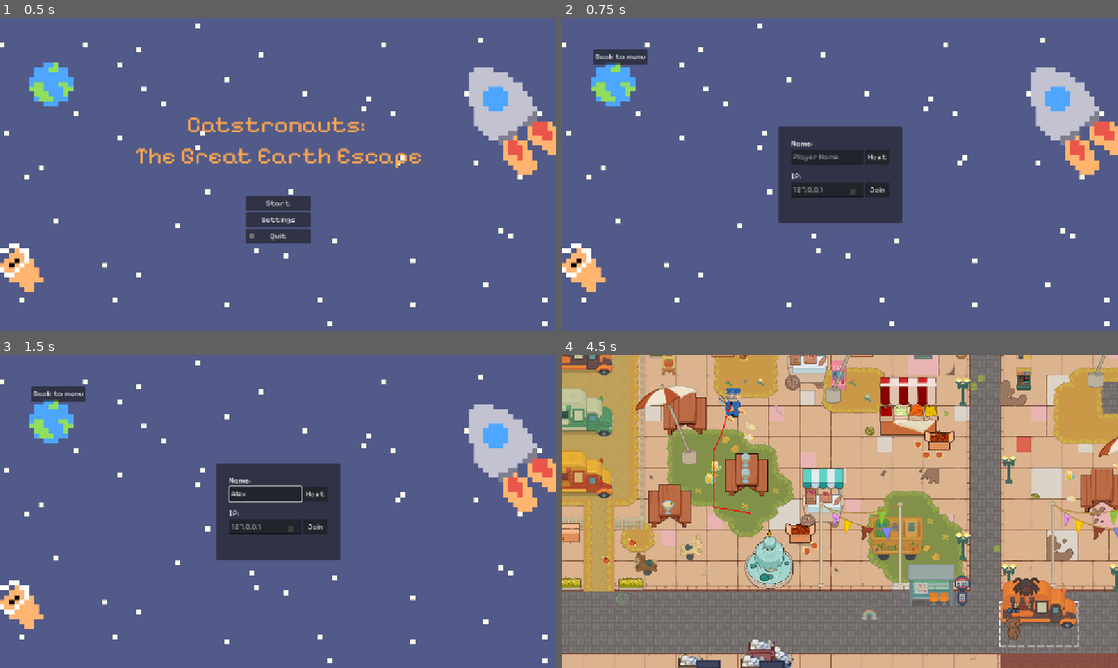
Above: before the commit, frames 1-4 (two rows, left to right).
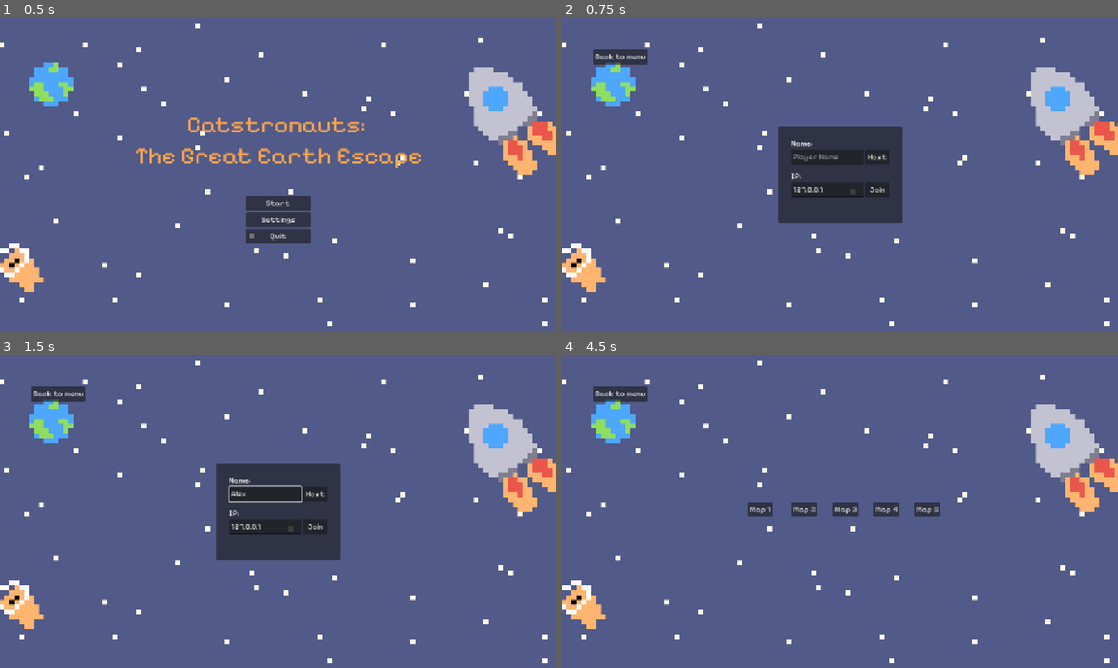
Above: after the commit, the same moments.

Repository: Lambozhuang/project-cats
Game: Godot game, scene res://ui/lobby.tscn
Same seed, same stepped clock (60 frames per second), same inputs: the game is played once before the commit and once after it.
Inputs (mouse positions are in pixels of both pictures, inside the frame that each line leads up to):
- Up to frame 1 (0.5 s): no input
- Up to frame 2 (0.75 s): click "Start" at 0.5 s
- Up to frame 3 (1.5 s): click (266, 492) at 1.27 s; type "Alex" at 1.35 s
- Up to frame 4 (4.5 s): click "Host" at 2 s; click "START!" at 2.75 s; click "Select" at 3.5 s; click "Ready!" at 4.25 s

Frame 1 is identical in both runs. In frame 2, less than 0.1% of the frame differs, in the area x 41-47%, y 54-56%; in frame 3, less than 0.1%; in frame 4, 100%, in the area x 0-100%, y 0-100%.

Commit message:
add basic menu logic

Diff:
--- a/game_state.gd
+++ b/game_state.gd
@@ -22,10 +22,29 @@
 ]
 
 var player_cat = null
+# Keep track of which player choose which cat
+var player_cats := {}
+
+func get_player_cat_list() -> Array:
+	return player_cats.values()
 
 # Names for remote players in id:name format.
 var players := {}
-var players_ready: Array[int] = []
+
+func get_player_list() -> Array:
+	return players.values()
+
+# id: true/false
+var players_ready := {}
+
+func all_players_ready() -> bool:
+	# Check if all players are ready.
+	if not players_ready[1]:
+		return false
+	for p_id: int in players:
+		if not players_ready[p_id]:
+			return false
+	return true
 
 # Signals to let lobby GUI know what's going on.
 signal player_list_changed()
@@ -37,6 +56,7 @@
 # Callback from SceneTree.
 func _player_connected(id: int) -> void:
 	# Registration of a client beings here, tell the connected player that we are here.
+	print("Player connected with ID: ", id)
 	register_player.rpc_id(id, player_name)
 
 
@@ -74,13 +94,18 @@
 # Lobby management functions.
 @rpc("any_peer")
 func register_player(new_player_name: String) -> void:
+	print("Registering player: ", new_player_name)
 	var id := multiplayer.get_remote_sender_id()
 	players[id] = new_player_name
+	players_ready[id] = false
 	player_list_changed.emit()
 
 
 func unregister_player(id: int) -> void:
 	players.erase(id)
+	players_ready.erase(id)
+	if player_cats.has(id):
+		player_cats.erase(id)
 	player_list_changed.emit()
 
 
@@ -100,6 +125,8 @@
 	peer = ENetMultiplayerPeer.new()
 	peer.create_server(DEFAULT_PORT, MAX_PEERS)
 	multiplayer.set_multiplayer_peer(peer)
+	# players[1] = player_name
+	players_ready[1] = false
 
 
 func join_game(ip: String, new_player_name: String) -> void:
@@ -109,8 +136,16 @@
 	multiplayer.set_multiplayer_peer(peer)
 
 
-func get_player_list() -> Array:
-	return players.values()
+func leave_game() -> void:
+	if peer:
+			peer.close()
+			multiplayer.set_multiplayer_peer(null)
+			peer = null
+
+	players.clear()
+	players_ready.clear()
+	player_cats.clear()
+	player_cat = null
 
 
 func begin_game() -> void:
--- a/level/demo_1.tscn
+++ b/level/demo_1.tscn
@@ -366,4 +366,3 @@
 npc_type = "officer"
 
 [node name="Hud" parent="." instance=ExtResource("21_n16k1")]
-visible = false
--- a/npc/npc.tscn
+++ b/npc/npc.tscn
@@ -24,4 +24,3 @@
 
 [node name="NavigationAgent2D" type="NavigationAgent2D" parent="."]
 navigation_layers = 255
-debug_enabled = true
--- a/player/player.gd
+++ b/player/player.gd
@@ -12,7 +12,7 @@
 func _ready() -> void:
 	position = synced_position
 	if str(name).is_valid_int():
-		print(str(name).to_int())
+		print("Player instance name", str(name).to_int())
 		$"Inputs/InputsSync".set_multiplayer_authority(str(name).to_int())
 		if multiplayer.get_unique_id() == str(name).to_int():
 			$Camera2D.make_current()
@@ -94,5 +94,6 @@
 	$Label.modulate = GameState.get_player_color(value)
 	#$sprite.modulate = Color(0.5, 0.5, 0.5) + GameState.get_player_color(value)
 	# print("value:" + value)
+	print("Player cat: ", GameState.player_cat)
 	$AnimatedSprite2D.sprite_frames = ResourceCache.player_sprites[GameState.player_cat]
 	$AnimatedSprite2D.play()
--- a/ui/hud.tscn
+++ b/ui/hud.tscn
@@ -62,6 +62,7 @@
 text = "Resume"
 
 [node name="Hud" type="Control" parent="."]
+visible = false
 layout_mode = 3
 anchors_preset = 15
 anchor_right = 1.0
@@ -94,7 +95,111 @@
 offset_bottom = 10.0
 grow_horizontal = 2
 grow_vertical = 2
-text = "0/20"
+text = "0/5"
+label_settings = SubResource("LabelSettings_1v5rv")
+horizontal_alignment = 1
+vertical_alignment = 1
+
+[node name="RegularItem2" type="ColorRect" parent="Hud"]
+custom_minimum_size = Vector2(100, 50)
+layout_mode = 2
+offset_top = 56.0
+offset_right = 100.0
+offset_bottom = 106.0
+color = Color(0.32549, 0.317647, 0.317647, 1)
+
+[node name="Label" type="Label" parent="Hud/RegularItem2"]
+layout_mode = 1
+anchors_preset = 8
+anchor_left = 0.5
+anchor_top = 0.5
+anchor_right = 0.5
+anchor_bottom = 0.5
+offset_left = -20.0
+offset_top = -10.0
+offset_right = 20.0
+offset_bottom = 10.0
+grow_horizontal = 2
+grow_vertical = 2
+text = "0/5"
+label_settings = SubResource("LabelSettings_1v5rv")
+horizontal_alignment = 1
+vertical_alignment = 1
+
+[node name="RegularItem3" type="ColorRect" parent="Hud"]
+custom_minimum_size = Vector2(100, 50)
+layout_mode = 2
+offset_top = 112.0
+offset_right = 100.0
+offset_bottom = 162.0
+color = Color(0.32549, 0.317647, 0.317647, 1)
+
+[node name="Label" type="Label" parent="Hud/RegularItem3"]
+layout_mode = 1
+anchors_preset = 8
+anchor_left = 0.5
+anchor_top = 0.5
+anchor_right = 0.5
+anchor_bottom = 0.5
+offset_left = -20.0
+offset_top = -10.0
+offset_right = 20.0
+offset_bottom = 10.0
+grow_horizontal = 2
+grow_vertical = 2
+text = "0/5"
+label_settings = SubResource("LabelSettings_1v5rv")
+horizontal_alignment = 1
+vertical_alignment = 1
+
+[node name="RegularItem4" type="ColorRect" parent="Hud"]
+custom_minimum_size = Vector2(100, 50)
+layout_mode = 2
+offset_top = 168.0
+offset_right = 100.0
+offset_bottom = 218.0
+color = Color(0.32549, 0.317647, 0.317647, 1)
+
+[node name="Label" type="Label" parent="Hud/RegularItem4"]
+layout_mode = 1
+anchors_preset = 8
+anchor_left = 0.5
+anchor_top = 0.5
+anchor_right = 0.5
+anchor_bottom = 0.5
+offset_left = -20.0
+offset_top = -10.0
+offset_right = 20.0
+offset_bottom = 10.0
+grow_horizontal = 2
+grow_vertical = 2
+text = "0/5"
+label_settings = SubResource("LabelSettings_1v5rv")
+horizontal_alignment = 1
+vertical_alignment = 1
+
+[node name="RegularItem5" type="ColorRect" parent="Hud"]
+custom_minimum_size = Vector2(100, 50)
+layout_mode = 2
+offset_top = 224.0
+offset_right = 100.0
+offset_bottom = 274.0
+color = Color(0.32549, 0.317647, 0.317647, 1)
+
+[node name="Label" type="Label" parent="Hud/RegularItem5"]
+layout_mode = 1
+anchors_preset = 8
+anchor_left = 0.5
+anchor_top = 0.5
+anchor_right = 0.5
+anchor_bottom = 0.5
+offset_left = -20.0
+offset_top = -10.0
+offset_right = 20.0
+offset_bottom = 10.0
+grow_horizontal = 2
+grow_vertical = 2
+text = "0/5"
 label_settings = SubResource("LabelSettings_1v5rv")
 horizontal_alignment = 1
 vertical_alignment = 1
@@ -102,8 +207,8 @@
 [node name="SpaceItem" type="ColorRect" parent="Hud"]
 custom_minimum_size = Vector2(100, 50)
 layout_mode = 2
-offset_left = 104.0
-offset_right = 204.0
+offset_left = 106.0
+offset_right = 206.0
 offset_bottom = 50.0
 color = Color(0.32549, 0.317647, 0.317647, 1)
 
@@ -159,7 +264,7 @@
 layout_mode = 2
 anchor_left = 1.0
 anchor_right = 1.0
-offset_left = -100.0
+offset_left = -264.0
 offset_bottom = 50.0
 grow_horizontal = 0
 color = Color(0.32549, 0.317647, 0.317647, 1)
@@ -178,6 +283,7 @@
 expand_icon = true
 
 [node name="Timeout" type="ColorRect" parent="Hud"]
+visible = false
 layout_mode = 1
 anchors_preset = 8
 anchor_left = 0.5
@@ -211,6 +317,7 @@
 vertical_alignment = 1
 
 [node name="AlertMessage" type="ColorRect" parent="Hud"]
+visible = false
 layout_mode = 0
 offset_left = 404.0
 offset_top = 552.0
@@ -338,7 +445,7 @@
 offset_bottom = 133.0
 grow_horizontal = 2
 grow_vertical = 2
-text = "SCORE:"
+text = "Captured:"
 label_settings = SubResource("LabelSettings_m0eg6")
 horizontal_alignment = 1
 vertical_alignment = 1
@@ -356,7 +463,7 @@
 offset_bottom = 157.0
 grow_horizontal = 2
 grow_vertical = 2
-text = "---"
+text = "0"
 label_settings = SubResource("LabelSettings_m0eg6")
 horizontal_alignment = 1
 vertical_alignment = 1
@@ -410,7 +517,7 @@
 offset_bottom = 133.0
 grow_horizontal = 2
 grow_vertical = 2
-text = "SCORE:"
+text = "Captured:"
 label_settings = SubResource("LabelSettings_m0eg6")
 horizontal_alignment = 1
 vertical_alignment = 1
@@ -428,7 +535,7 @@
 offset_bottom = 157.0
 grow_horizontal = 2
 grow_vertical = 2
-text = "---"
+text = "0"
 label_settings = SubResource("LabelSettings_m0eg6")
 horizontal_alignment = 1
 vertical_alignment = 1
@@ -482,7 +589,7 @@
 offset_bottom = 133.0
 grow_horizontal = 2
 grow_vertical = 2
-text = "SCORE:"
+text = "Captured:"
 label_settings = SubResource("LabelSettings_m0eg6")
 horizontal_alignment = 1
 vertical_alignment = 1
@@ -500,7 +607,7 @@
 offset_bottom = 157.0
 grow_horizontal = 2
 grow_vertical = 2
-text = "---"
+text = "0"
 label_settings = SubResource("LabelSettings_m0eg6")
 horizontal_alignment = 1
 vertical_alignment = 1
@@ -554,7 +661,7 @@
 offset_bottom = 133.0
 grow_horizontal = 2
 grow_vertical = 2
-text = "SCORE:"
+text = "Captured:"
 label_settings = SubResource("LabelSettings_m0eg6")
 horizontal_alignment = 1
 vertical_alignment = 1
@@ -572,7 +679,7 @@
 offset_bottom = 157.0
 grow_horizontal = 2
 grow_vertical = 2
-text = "---"
+text = "0"
 label_settings = SubResource("LabelSettings_m0eg6")
 horizontal_alignment = 1
 vertical_alignment = 1
@@ -611,7 +718,7 @@
 offset_top = 512.0
 offset_right = 490.0
 offset_bottom = 532.0
-text = "---"
+text = "0/20"
 horizontal_alignment = 1
 vertical_alignment = 1
 
@@ -631,7 +738,7 @@
 offset_top = 512.0
 offset_right = 874.0
 offset_bottom = 532.0
-text = "---"
+text = "0/1"
 horizontal_alignment = 1
 vertical_alignment = 1
 
--- a/ui/lobby.gd
+++ b/ui/lobby.gd
@@ -63,6 +63,21 @@
 # Players
 func _on_start_pressed() -> void:
 	# GameState.begin_game()
+	switch_to_characters.rpc()
+
+func _on_cancel_pressed() -> void:
+	$Players.hide()
+	$Characters.hide()
+	$Maps.hide()
+	$Levels.hide()
+	$Start.show()
+	$Connect/ErrorLabel.text = ""
+	$Connect/Host.disabled = false
+	$Connect/Join.disabled = false
+	GameState.leave_game()
+
+@rpc("call_local")
+func switch_to_characters() -> void:
 	$Players.hide()
 	$Characters.show()
 
@@ -74,22 +89,78 @@
 func _on_characters_selected(cat_name: String) -> void:
 	print("Characters selected: ", cat_name)
 	var select_button = get_node("Characters/CharacterHBox/" + cat_name + "/Button")
+	$Characters/CharacterHBox.get_node(cat_name + "/PlayerLabel").text = "You"
 	select_button.disabled = true
 	select_button.text = "Selected"
-	# Reset all other buttons
+	# Reset all other buttons if not taken by other players
 	for cat in GameState.CATS:
-		if cat != cat_name:
+		if cat != cat_name and not GameState.get_player_cat_list().has(cat):
 			var other_button = get_node("Characters/CharacterHBox/" + cat + "/Button")
 			other_button.disabled = false
 			other_button.text = "Select"
+			var other_player_label = get_node("Characters/CharacterHBox/" + cat + "/PlayerLabel")
+			other_player_label.text = "Not selected"
 	$Characters/ReadyButton.disabled = false
 	GameState.player_cat = cat_name
-	print("player_cat: ", GameState.player_cat)
+	print("Player id: ", multiplayer.get_unique_id(), " selected cat: ", cat_name)
+	set_player_cat.rpc(cat_name)
+
+@rpc("any_peer")
+func set_player_cat(cat_name: String) -> void:
+	var id := multiplayer.get_remote_sender_id()
+	GameState.player_cats[id] = cat_name
+	# update ui
+	$Characters/CharacterHBox.get_node(cat_name + "/Button").disabled = true
+	$Characters/CharacterHBox.get_node(cat_name + "/PlayerLabel").text = GameState.players[id]
+	for cat in GameState.CATS:
+		if cat != cat_name and not GameState.get_player_cat_list().has(cat) and not GameState.player_cat == cat:
+			print("Resetting button for cat: ", cat)
+			print(GameState.get_player_cat_list())
+			var other_button = get_node("Characters/CharacterHBox/" + cat + "/Button")
+			other_button.disabled = false
+			other_button.text = "Select"
+			var other_player_label = get_node("Characters/CharacterHBox/" + cat + "/PlayerLabel")
+			other_player_label.text = "Not selected"
 
 func _on_ready() -> void:
 	# Local player ready
-	GameState.begin_game()
-	pass
+	player_ready.rpc()
+	$Characters/ReadyButton.disabled = true
+
+@rpc("any_peer", "call_local")
+func player_ready() -> void:
+	if multiplayer.is_server():
+		var id := multiplayer.get_remote_sender_id()
+		GameState.players_ready[id] = true
+		if GameState.all_players_ready():
+			print("All players are ready, switching to maps.")
+			switch_to_maps.rpc()
+
+@rpc("call_local")
+func switch_to_maps() -> void:
+	$Characters.hide()
+	$Maps.show()
+	print("Switching to maps.")
+
+# Maps
+func _on_map_selected(map_id: int) -> void:
+	if multiplayer.is_server():
+		print("Map selected: ", map_id)
+		switch_to_levels.rpc()
+
+@rpc("call_local")
+func switch_to_levels() -> void:
+	$Maps.hide()
+	$Levels.show()
+	print("Switching to levels.")
+
+# Levels
+func _on_level_play(level_number: int) -> void:
+	if multiplayer.is_server():
+		print("Level play: ", level_number)
+		GameState.begin_game()
+
+
 
 
 
@@ -127,3 +198,4 @@
 		$Players/VBoxContainer/List.add_item(p)
 
 	$Players/VBoxContainer/Start.disabled = not multiplayer.is_server()
+	print("Players in lobby: ", GameState.players)
--- a/ui/lobby.tscn
+++ b/ui/lobby.tscn
@@ -24,6 +24,8 @@
 line_spacing = -2.0
 font_size = 13
 
+[sub_resource type="LabelSettings" id="LabelSettings_1bu3t"]
+
 [sub_resource type="LabelSettings" id="LabelSettings_8spp5"]
 font_size = 40
 
@@ -193,6 +195,7 @@
 size_flags_horizontal = 2
 size_flags_vertical = 2
 theme = ExtResource("3_lyjxk")
+text = "127.0.0.1"
 placeholder_text = "127.0.0.1"
 
 [node name="Join" type="Button" parent="Connect"]
@@ -389,6 +392,24 @@
 horizontal_alignment = 1
 autowrap_mode = 2
 
+[node name="PlayerLabel" type="Label" parent="Characters/CharacterHBox/Bob"]
+layout_mode = 1
+anchors_preset = 8
+anchor_left = 0.5
+anchor_top = 0.5
+anchor_right = 0.5
+anchor_bottom = 0.5
+offset_left = -51.0
+offset_top = 124.0
+offset_right = 51.0
+offset_bottom = 154.0
+grow_horizontal = 2
+grow_vertical = 2
+text = "Not selected"
+label_settings = SubResource("LabelSettings_1bu3t")
+horizontal_alignment = 1
+vertical_alignment = 1
+
 [node name="Tuna" type="Control" parent="Characters/CharacterHBox"]
 custom_minimum_size = Vector2(170, 270)
 layout_mode = 2
@@ -453,6 +474,24 @@
 horizontal_alignment = 1
 autowrap_mode = 2
 
+[node name="PlayerLabel" type="Label" parent="Characters/CharacterHBox/Tuna"]
+layout_mode = 1
+anchors_preset = 8
+anchor_left = 0.5
+anchor_top = 0.5
+anchor_right = 0.5
+anchor_bottom = 0.5
+offset_left = -52.0
+offset_top = 124.0
+offset_right = 50.0
+offset_bottom = 154.0
+grow_horizontal = 2
+grow_vertical = 2
+text = "Not selected"
+label_settings = SubResource("LabelSettings_1bu3t")
+horizontal_alignment = 1
+vertical_alignment = 1
+
 [node name="Kiki" type="Control" parent="Characters/CharacterHBox"]
 custom_minimum_size = Vector2(170, 270)
 layout_mode = 2
@@ -517,6 +556,24 @@
 horizontal_alignment = 1
 autowrap_mode = 2
 
+[node name="PlayerLabel" type="Label" parent="Characters/CharacterHBox/Kiki"]
+layout_mode = 1
+anchors_preset = 8
+anchor_left = 0.5
+anchor_top = 0.5
+anchor_right = 0.5
+anchor_bottom = 0.5
+offset_left = -50.0
+offset_top = 124.0
+offset_right = 52.0
+offset_bottom = 154.0
+grow_horizontal = 2
+grow_vertical = 2
+text = "Not selected"
+label_settings = SubResource("LabelSettings_1bu3t")
+horizontal_alignment = 1
+vertical_alignment = 1
+
 [node name="Rupert" type="Control" parent="Characters/CharacterHBox"]
 custom_minimum_size = Vector2(170, 270)
 layout_mode = 2
@@ -581,6 +638,24 @@
 horizontal_alignment = 1
 autowrap_mode = 2
 
+[node name="PlayerLabel" type="Label" parent="Characters/CharacterHBox/Rupert"]
+layout_mode = 1
+anchors_preset = 8
+anchor_left = 0.5
+anchor_top = 0.5
+anchor_right = 0.5
+anchor_bottom = 0.5
+offset_left = -50.0
+offset_top = 124.0
+offset_right = 52.0
+offset_bottom = 154.0
+grow_horizontal = 2
+grow_vertical = 2
+text = "Not selected"
+label_settings = SubResource("LabelSettings_1bu3t")
+horizontal_alignment = 1
+vertical_alignment = 1
+
 [node name="ReadyButton" type="Button" parent="Characters"]
 layout_mode = 1
 anchors_preset = 8
@@ -608,7 +683,47 @@
 grow_horizontal = 2
 grow_vertical = 2
 
-[node name="Areas" type="Control" parent="."]
+[node name="1" type="Button" parent="Maps"]
+layout_mode = 0
+offset_left = 384.0
+offset_top = 304.0
+offset_right = 435.0
+offset_bottom = 332.0
+text = "Map 1"
+
+[node name="2" type="Button" parent="Maps"]
+layout_mode = 0
+offset_left = 474.0
+offset_top = 304.0
+offset_right = 528.0
+offset_bottom = 332.0
+text = "Map 2"
+
+[node name="3" type="Button" parent="Maps"]
+layout_mode = 0
+offset_left = 560.0
+offset_top = 304.0
+offset_right = 614.0
+offset_bottom = 332.0
+text = "Map 3"
+
+[node name="4" type="Button" parent="Maps"]
+layout_mode = 0
+offset_left = 644.0
+offset_top = 304.0
+offset_right = 698.0
+offset_bottom = 332.0
+text = "Map 4"
+
+[node name="5" type="Button" parent="Maps"]
+layout_mode = 0
+offset_left = 729.0
+offset_top = 304.0
+offset_right = 783.0
+offset_bottom = 332.0
+text = "Map 5"
+
+[node name="Levels" type="Control" parent="."]
 visible = false
 layout_mode = 1
 anchors_preset = 15
@@ -618,7 +733,7 @@
 grow_vertical = 2
 theme = ExtResource("3_lyjxk")
 
-[node name="Label" type="Label" parent="Areas"]
+[node name="Label" type="Label" parent="Levels"]
 layout_mode = 1
 anchors_preset = 5
 anchor_left = 0.5
@@ -632,7 +747,7 @@
 label_settings = SubResource("LabelSettings_lyjxk")
 horizontal_alignment = 1
 
-[node name="AreaHBox" type="HBoxContainer" parent="Areas"]
+[node name="LevelHBox" type="HBoxContainer" parent="Levels"]
 layout_mode = 1
 anchors_preset = 8
 anchor_left = 0.5
@@ -648,24 +763,24 @@
 theme_override_constants/separation = 20
 alignment = 1
 
-[node name="Area1" type="Control" parent="Areas/AreaHBox"]
+[node name="Level1" type="Control" parent="Levels/LevelHBox"]
 custom_minimum_size = Vector2(170, 270)
 layout_mode = 2
 
-[node name="ColorRect" type="ColorRect" parent="Areas/AreaHBox/Area1"]
+[node name="ColorRect" type="ColorRect" parent="Levels/LevelHBox/Level1"]
 layout_mode = 0
 offset_right = 170.0
 offset_bottom = 252.0
 color = Color(0.933333, 0.933333, 0.933333, 0.152941)
 
-[node name="TextureRect" type="TextureRect" parent="Areas/AreaHBox/Area1"]
+[node name="TextureRect" type="TextureRect" parent="Levels/LevelHBox/Level1"]
 layout_mode = 0
 offset_right = 170.0
 offset_bottom = 252.0
 expand_mode = 1
 stretch_mode = 5
 
-[node name="Label" type="Label" parent="Areas/AreaHBox/Area1"]
+[node name="Label" type="Label" parent="Levels/LevelHBox/Level1"]
 layout_mode = 1
 anchors_preset = 8
 anchor_left = 0.5
@@ -678,12 +793,12 @@
 offset_bottom = -106.5
 grow_horizontal = 2
 grow_vertical = 2
-text = "Area"
+text = "Level"
 label_settings = SubResource("LabelSettings_8spp5")
 horizontal_alignment = 1
 vertical_alignment = 1
 
-[node name="Label2" type="Label" parent="Areas/AreaHBox/Area1"]
+[node name="Label2" type="Label" parent="Levels/LevelHBox/Level1"]
 layout_mode = 1
 anchors_preset = 8
 anchor_left = 0.5
@@ -696,12 +811,12 @@
 offset_bottom = 17.5
 grow_horizontal = 2
 grow_vertical = 2
-text = "1"
+text = "1-1"
 label_settings = SubResource("LabelSettings_luvcb")
 horizontal_alignment = 1
 vertical_alignment = 1
 
-[node name="Button" type="Button" parent="Areas/AreaHBox/Area1"]
+[node name="Button" type="Button" parent="Levels/LevelHBox/Level1"]
 layout_mode = 1
 anchors_preset = 8
 anchor_left = 0.5
@@ -718,7 +833,8 @@
 toggle_mode = true
 text = "Play"
 
-[node name="Label3" type="Label" parent="Areas/AreaHBox/Area1"]
+[node name="Label3" type="Label" parent="Levels/LevelHBox/Level1"]
+visible = false
 layout_mode = 1
 anchors_preset = 8
 anchor_left = 0.5
@@ -734,7 +850,8 @@
 text = "SCORE:"
 horizontal_alignment = 1
 
-[node name="Label4" type="Label" parent="Areas/AreaHBox/Area1"]
+[node name="Label4" type="Label" parent="Levels/LevelHBox/Level1"]
+visible = false
 layout_mode = 1
 anchors_preset = 8
 anchor_left = 0.5
@@ -750,24 +867,24 @@
 text = "---"
 horizontal_alignment = 1
 
-[node name="Area2" type="Control" parent="Areas/AreaHBox"]
+[node name="Level2" type="Control" parent="Levels/LevelHBox"]
 custom_minimum_size = Vector2(170, 270)
 layout_mode = 2
 
-[node name="ColorRect" type="ColorRect" parent="Areas/AreaHBox/Area2"]
+[node name="ColorRect" type="ColorRect" parent="Levels/LevelHBox/Level2"]
 layout_mode = 0
 offset_right = 170.0
 offset_bottom = 252.0
 color = Color(0.933333, 0.933333, 0.933333, 0.152941)
 
-[node name="TextureRect" type="TextureRect" parent="Areas/AreaHBox/Area2"]
+[node name="TextureRect" type="TextureRect" parent="Levels/LevelHBox/Level2"]
 layout_mode = 0
 offset_right = 170.0
 offset_bottom = 252.0
 expand_mode = 1
 stretch_mode = 5
 
-[node name="Label" type="Label" parent="Areas/AreaHBox/Area2"]
+[node name="Label" type="Label" parent="Levels/LevelHBox/Level2"]
 layout_mode = 1
 anchors_preset = 8
 anchor_left = 0.5
@@ -780,12 +897,12 @@
 offset_bottom = -106.5
 grow_horizontal = 2
 grow_vertical = 2
-text = "Area"
+text = "Level"
 label_settings = SubResource("LabelSettings_8spp5")
 horizontal_alignment = 1
 vertical_alignment = 1
 
-[node name="Label2" type="Label" parent="Areas/AreaHBox/Area2"]
+[node name="Label2" type="Label" parent="Levels/LevelHBox/Level2"]
 layout_mode = 1
 anchors_preset = 8
 anchor_left = 0.5
@@ -798,12 +915,12 @@
 offset_bottom = 17.5
 grow_horizontal = 2
 grow_vertical = 2
-text = "2"
+text = "1-2"
 label_settings = SubResource("LabelSettings_luvcb")
 horizontal_alignment = 1
 vertical_alignment = 1
 
-[node name="Button" type="Button" parent="Areas/AreaHBox/Area2"]
+[node name="Button" type="Button" parent="Levels/LevelHBox/Level2"]
 layout_mode = 1
 anchors_preset = 8
 anchor_left = 0.5
@@ -820,7 +937,8 @@
 toggle_mode = true
 text = "Play"
 
-[node name="Label3" type="Label" parent="Areas/AreaHBox/Area2"]
+[node name="Label3" type="Label" parent="Levels/LevelHBox/Level2"]
+visible = false
 layout_mode = 1
 anchors_preset = 8
 anchor_left = 0.5
@@ -836,7 +954,8 @@
 text = "SCORE:"
 horizontal_alignment = 1
 
-[node name="Label4" type="Label" parent="Areas/AreaHBox/Area2"]
+[node name="Label4" type="Label" parent="Levels/LevelHBox/Level2"]
+visible = false
 layout_mode = 1
 anchors_preset = 8
 anchor_left = 0.5
@@ -852,24 +971,24 @@
 text = "---"
 horizontal_alignment = 1
 
-[node name="Area3" type="Control" parent="Areas/AreaHBox"]
+[node name="Level3" type="Control" parent="Levels/LevelHBox"]
 custom_minimum_size = Vector2(170, 270)
 layout_mode = 2
 
-[node name="ColorRect" type="ColorRect" parent="Areas/AreaHBox/Area3"]
+[node name="ColorRect" type="ColorRect" parent="Levels/LevelHBox/Level3"]
 layout_mode = 0
 offset_right = 170.0
 offset_bottom = 252.0
 color = Color(0.933333, 0.933333, 0.933333, 0.152941)
 
-[node name="TextureRect" type="TextureRect" parent="Areas/AreaHBox/Area3"]
+[node name="TextureRect" type="TextureRect" parent="Levels/LevelHBox/Level3"]
 layout_mode = 0
 offset_right = 170.0
 offset_bottom = 252.0
 expand_mode = 1
 stretch_mode = 5
 
-[node name="Label" type="Label" parent="Areas/AreaHBox/Area3"]
+[node name="Label" type="Label" parent="Levels/LevelHBox/Level3"]
 layout_mode = 1
 anchors_preset = 8
 anchor_left = 0.5
@@ -882,12 +1001,12 @@
 offset_bottom = -106.5
 grow_horizontal = 2
 grow_vertical = 2
-text = "Area"
+text = "Level"
 label_settings = SubResource("LabelSettings_8spp5")
 horizontal_alignment = 1
 vertical_alignment = 1
 
-[node name="Label2" type="Label" parent="Areas/AreaHBox/Area3"]
+[node name="Label2" type="Label" parent="Levels/LevelHBox/Level3"]
 layout_mode = 1
 anchors_preset = 8
 anchor_left = 0.5
@@ -900,12 +1019,12 @@
 offset_bottom = 17.5
 grow_horizontal = 2
 grow_vertical = 2
-text = "3"
+text = "1-3"
 label_settings = SubResource("LabelSettings_luvcb")
 horizontal_alignment = 1
 vertical_alignment = 1
 
-[node name="Button" type="Button" parent="Areas/AreaHBox/Area3"]
+[node name="Button" type="Button" parent="Levels/LevelHBox/Level3"]
 layout_mode = 1
 anchors_preset = 8
 anchor_left = 0.5
@@ -922,7 +1041,8 @@
 toggle_mode = true
 text = "Play"
 
-[node name="Label3" type="Label" parent="Areas/AreaHBox/Area3"]
+[node name="Label3" type="Label" parent="Levels/LevelHBox/Level3"]
+visible = false
 layout_mode = 1
 anchors_preset = 8
 anchor_left = 0.5
@@ -938,7 +1058,8 @@
 text = "SCORE:"
 horizontal_alignment = 1
 
-[node name="Label4" type="Label" parent="Areas/AreaHBox/Area3"]
+[node name="Label4" type="Label" parent="Levels/LevelHBox/Level3"]
+visible = false
 layout_mode = 1
 anchors_preset = 8
 anchor_left = 0.5
@@ -968,9 +1089,12 @@
 [connection signal="pressed" from="Connect/Host" to="." method="_on_host_pressed"]
 [connection signal="pressed" from="Connect/Join" to="." method="_on_join_pressed"]
 [connection signal="pressed" from="Players/VBoxContainer/Start" to="." method="_on_start_pressed"]
+[connection signal="pressed" from="Players/VBoxContainer/Cancel" to="." method="_on_cancel_pressed"]
 [connection signal="pressed" from="Players/FindPublicIP" to="." method="_on_find_public_ip_pressed"]
 [connection signal="pressed" from="Characters/CharacterHBox/Bob/Button" to="." method="_on_characters_selected" binds= ["Bob"]]
 [connection signal="pressed" from="Characters/CharacterHBox/Tuna/Button" to="." method="_on_characters_selected" binds= ["Tuna"]]
 [connection signal="pressed" from="Characters/CharacterHBox/Kiki/Button" to="." method="_on_characters_selected" binds= ["Kiki"]]
 [connection signal="pressed" from="Characters/CharacterHBox/Rupert/Button" to="." method="_on_characters_selected" binds= ["Rupert"]]
 [connection signal="pressed" from="Characters/ReadyButton" to="." method="_on_ready"]
+[connection signal="pressed" from="Maps/1" to="." method="_on_map_selected" binds= [1]]
+[connection signal="pressed" from="Levels/LevelHBox/Level1/Button" to="." method="_on_level_play" binds= [1]]
Not shown: 1 places in ui/lobby.tscn that only renumber resources
